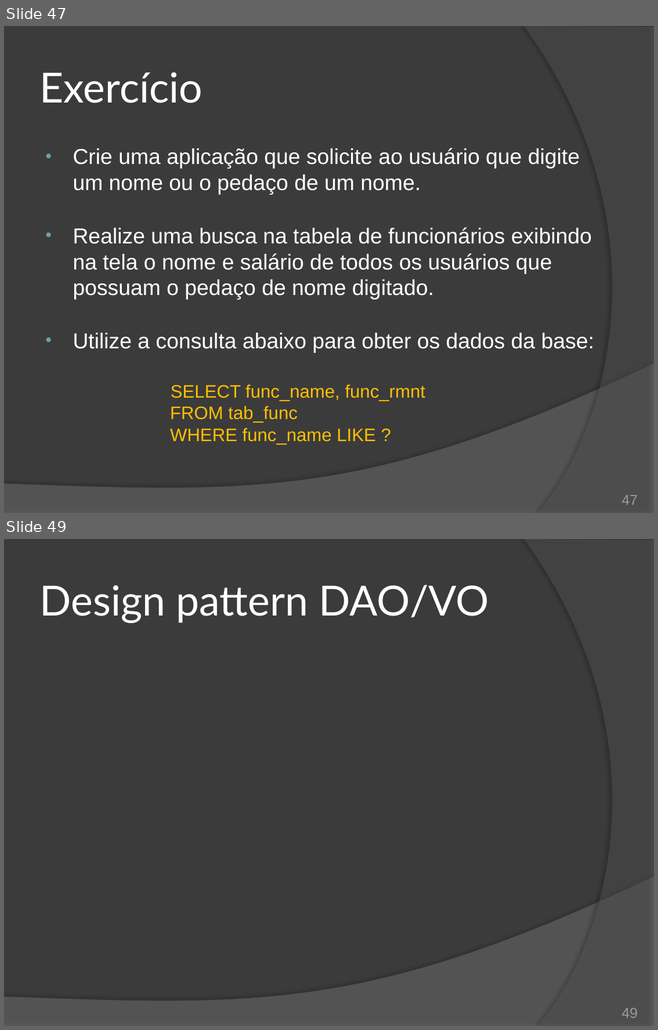
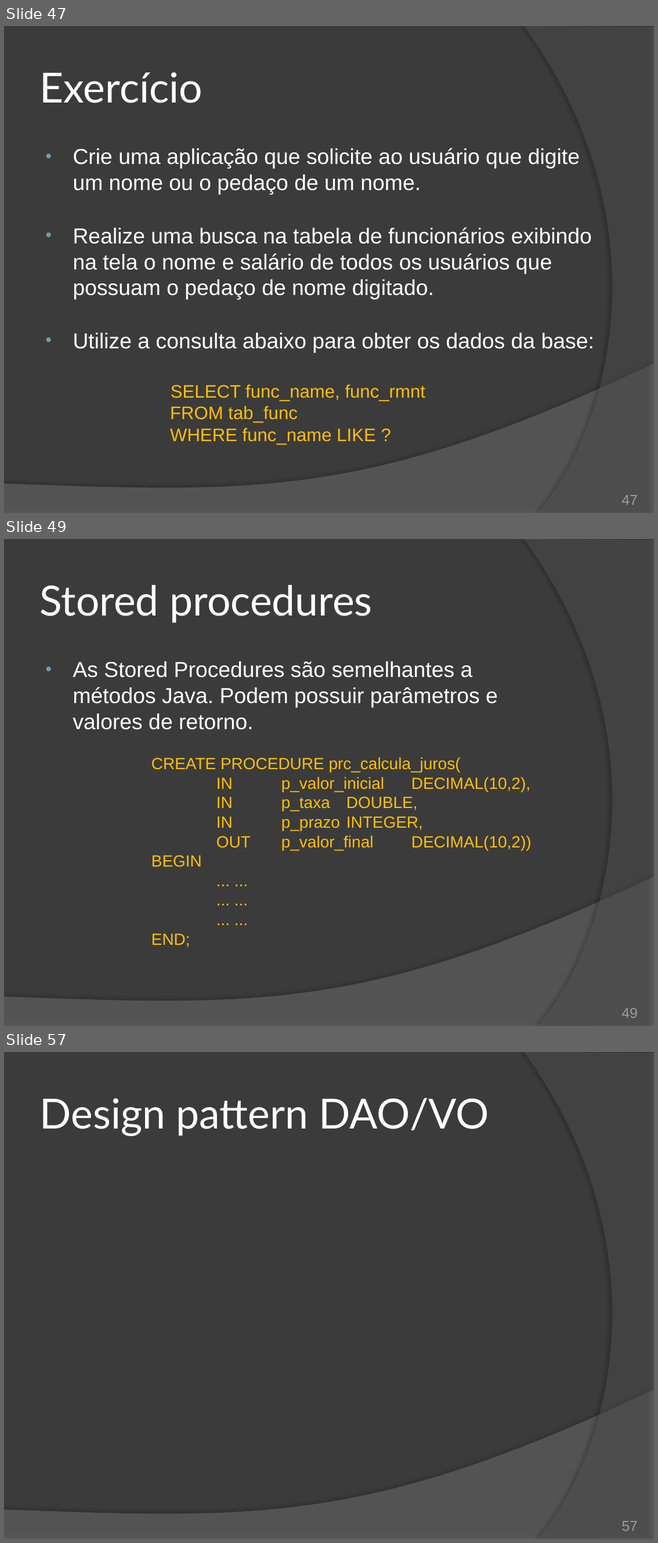
Before and after one commit to duchesqui/slzvieira-training, a slide deck: 2-Java-Programmer-Modulo-II/19.Capitulo11.pptx. Shown one above the other, each under a label of ours: slides 47 and 49 before the commit, slides 47, 49 and 57 after it; the slides between them are not shown. The pictures are 658x1030 and 658x1543 pixels, drawn with LibreOffice and Linux fonts; fonts in the diff are those of the drawing. Boxes give left, top, right and bottom in pixels: in the first picture for what was removed or moved away, otherwise in the second. Text is boxed around its words. In the diff, an @@ line names an element or a change of style, - is before the commit and + after.

Commit message:
JDBC: Stored Procedures

```diff
--- a/2-Java-Programmer-Modulo-II/19.Capitulo11.pptx
+++ b/2-Java-Programmer-Modulo-II/19.Capitulo11.pptx
@@ slide 49 added at (4, 539, 654, 1026), background #3B3B3B; not listed: 2 template elements that a slide beside it also shows @@
@@ title added at (40, 585, 372, 623), 46 pt, text #FFFFFF @@
+Stored procedures
@@ text added at (73, 661, 531, 947), 18 pt, text #FFC000 @@
+• As Stored Procedures são semelhantes a métodos Java. Podem possuir parâmetros e valores de retorno.
+CREATE PROCEDURE prc_calcula_juros(
+IN p_valor_inicial DECIMAL(10,2),
+IN p_taxa DOUBLE,
+IN p_prazo INTEGER,
+OUT p_valor_final DECIMAL(10,2))
+BEGIN
+... ...
+... ...
+... ...
+END;
@@ page number added at (621, 1008, 637, 1018), 16 pt, text #9D9B9A @@
+49
@@ what was slide 49 is now slide 57 @@
@@ page number at (621, 1521, 637, 1531): text changed @@
-49
+57
```
Also in this commit, not shown: 1 slide changed, 7 other slides added, 1 other file.
